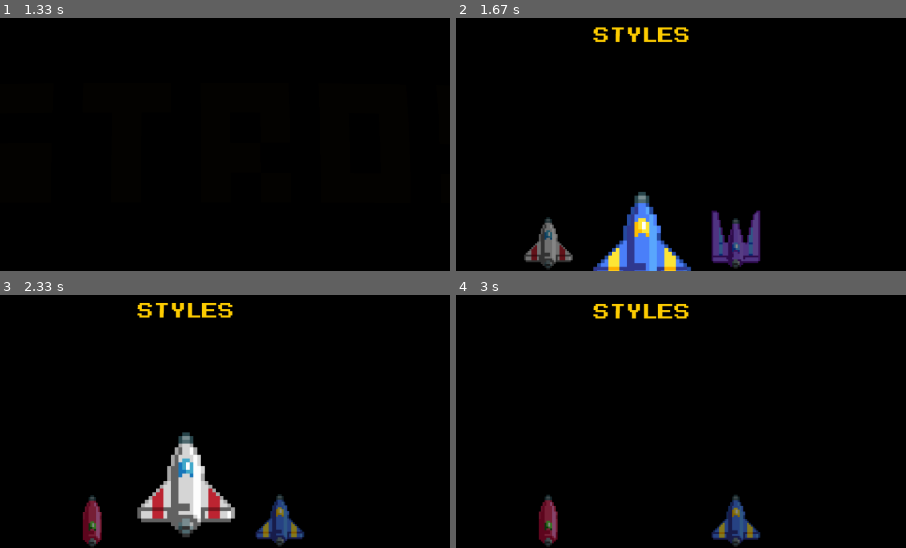
Above: before the commit, frames 1-4 (two rows, left to right).
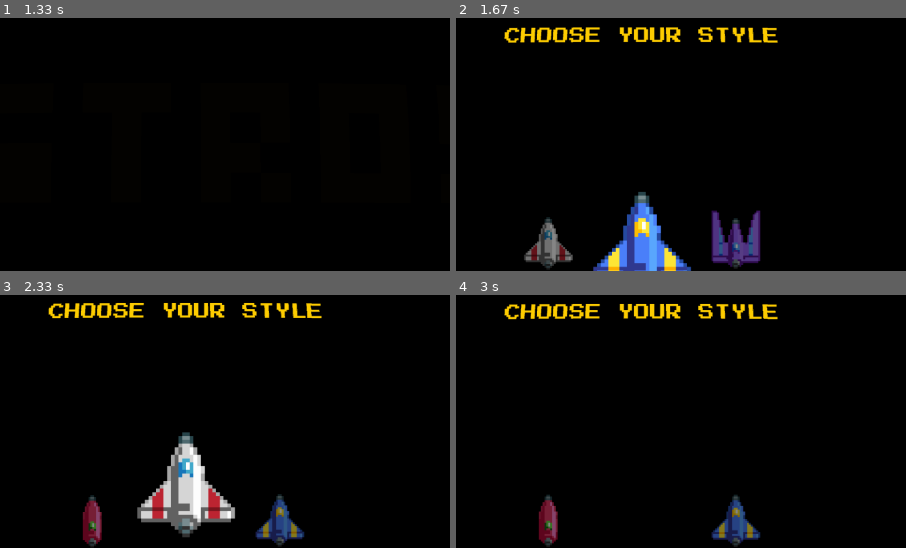
Above: after the commit, the same moments.

Repository: isGoodSoup/astros
Game: pygame game, started from main.py
The game is run twice, just before and just after one commit, with the same random seed, the same clock (stepped at 60 frames per second) and the same inputs.
Inputs (mouse positions are % of the whole screen's width and height, from its top left):
- Up to frame 1 (1.33 s): hold Right 0.33-0.8 s; move the mouse to (46, 55) at 0.37 s; hold Up 0.83-1.13 s; hold Right from 1.17 s (still down)
- Up to frame 2 (1.67 s): release Right at 1.63 s
- Up to frame 3 (2.33 s): hold Left 1.67-2.2 s; tap Enter at 2.23 s
- Up to frame 4 (3 s): no input
The pictures show only the part of the screen within x 29-79%, y 6-56%; the shares and areas given below are measured in that part.

Frame 1 is identical in both runs. In frame 2, 2.2% of the frame differs, in the area x 10-72%, y 3-10%; in frame 3, 2.1%; in frame 4, 2.1%.

Commit message:
add: implemented language support (localization)

Diff:
--- /dev/null
+++ b/lang/en.json
@@ -0,0 +1,23 @@
+{
+  "menu.start": "Press any key to start",
+  "mods.header": "CHOOSE YOUR STYLE",
+  "game.pause": "PAUSED",
+  "game.victory": "VICTORY",
+  "game.defeat": "GAME OVER",
+  "game.score": "SCORE",
+  "game.hud.wave": "Wave {wave}",
+  "game.hud.perks": "Perks: {perks}",
+  "game.hud.hitpoints": "Hitpoints: {hp}/{max_hp}",
+  "game.hud.shield": "Shield: {shield}/{max_shield}",
+  "game.hud.ammo": "Ammo: {ammo}/{max_ammo}",
+  "game.hud.level": "Level: {level}",
+  "game.hud.xp": "XP: {xp}/{xp_to_next_level}",
+  "game.hud.crit_chance": "Crit Chance: {crit_chance}%",
+  "game.hud.crit_multiplier": "Crit Multiplier: {crit_multiplier}",
+  "game.lost_mult": "NO MULT!",
+  "game.miss": "MISS!",
+  "game.tutorial.move": "Move your ship WASD or Arrow Keys",
+  "game.tutorial.shoot": "Press SPACE/A to shoot",
+  "game.tutorial.switch": "Switch G/X to switch gun mode",
+  "game.tutorial.survive": "Survive..."
+}
--- /dev/null
+++ b/lang/es.json
@@ -0,0 +1,23 @@
+{
+  "menu.start": "Presiona cualquier tecla para comenzar",
+  "mods.header": "Elige tu estilo",
+  "game.pause": "PAUSA",
+  "game.victory": "VICTORIA",
+  "game.defeat": "DERROTA",
+  "game.score": "PUNTUACIÓN",
+  "game.hud.wave": "Ola/Fase {wave}",
+  "game.hud.perks": "Puntos: {perks}",
+  "game.hud.hitpoints": "HP: {hp}/{max_hp}",
+  "game.hud.shield": "Escudo: {shield}/{max_shield}",
+  "game.hud.ammo": "Munición: {ammo}/{max_ammo}",
+  "game.hud.level": "Nivel: {level}",
+  "game.hud.xp": "XP: {xp}/{xp_to_next_level}",
+  "game.hud.crit_chance": "Golpe Crítico %: {crit_chance}%",
+  "game.hud.crit_multiplier": "Golpe Crítico Combo: {crit_multiplier}",
+  "game.lost_mult": "¡SIN MULTIPLICADOR!",
+  "game.miss": "¡EVASIÓN!",
+  "game.tutorial.move": "Mueve tu nave WASD o las flechas del teclado",
+  "game.tutorial.shoot": "Presiona ESPACIO/A para disparar",
+  "game.tutorial.switch": "Cambia G/X para cambiar el modo de disparo",
+  "game.tutorial.survive": "Sobrevive..."
+}
--- a/main.py
+++ b/main.py
@@ -5,6 +5,7 @@
 from scripts.celestial import *
 from scripts.crt import CRT
 from scripts.fonts import FontManager
+from scripts.lang import local
 from scripts.mods import Mods
 from scripts.settings import *
 from scripts.shared import fade
@@ -66,7 +67,8 @@
             if now - self.last_blink > ONE_SECOND//2:
                 self.last_blink = now
 
-            start = self.font.render("Press any key to start", True,COLOR_WHITE)
+            start = self.font.render(local.t('menu.start'), True,
+                                     COLOR_WHITE)
             title_y = TITLE_Y
             self.render_surface.fill(COLOR_BLACK)
             surface_width, surface_height = self.render_surface.get_size()
--- a/scripts/collision.py
+++ b/scripts/collision.py
@@ -5,6 +5,7 @@
 from scripts.explode import Explosion
 from scripts.floaty import FloatingNumber
 from scripts.impact import ImpactFrame
+from scripts.lang import local
 from scripts.particle import Particle
 from scripts.settings import *
 from scripts.utils import add_multiplier, formulize
@@ -43,15 +44,15 @@
             if asteroid_hit:
                 x, y = asteroid_hit.rect.center
                 game.floating_numbers.add(FloatingNumber(
-                    x, y, "MISS", game.font, color=COLOR_LIGHT_YELLOW))
+                    x, y, local.t('game.miss'), game.font, color=COLOR_LIGHT_YELLOW))
             elif alien_hit:
                 x, y = alien_hit.rect.center
                 game.floating_numbers.add(FloatingNumber(
-                    x, y, "MISS", game.font, color=COLOR_LIGHT_YELLOW))
+                    x, y, local.t('game.miss'), game.font, color=COLOR_LIGHT_YELLOW))
             elif alien_proj:
                 x, y = alien_proj.rect.center
                 game.floating_numbers.add(FloatingNumber(
-                    x, y, "MISS", game.font, color=COLOR_LIGHT_YELLOW))
+                    x, y, local.t('game.miss'), game.font, color=COLOR_LIGHT_YELLOW))
             return
 
         if alien_proj:
@@ -73,7 +74,7 @@
             game.ship.hit = True
             if previous_combo > 1.0:
                 x, y = game.ship.rect.centerx, game.ship.rect.top
-                game.floating_numbers.add(FloatingNumber(x, y, "NO MULT!",
+                game.floating_numbers.add(FloatingNumber(x, y, local.t('game.lost_mult'),
                         game.font, color=COLOR_RED))  # type: ignore
 
             game.explosions.add(Explosion(*game.ship.rect.center,
--- a/scripts/game_over.py
+++ b/scripts/game_over.py
@@ -1,5 +1,6 @@
 import pygame
 
+from scripts.lang import local
 from scripts.settings import ONE_SECOND, COLOR_WHITE, COLOR_RED
 from scripts.ship import Ship
 from scripts.utils import center
@@ -9,7 +10,7 @@
     if now - game.last_blink > ONE_SECOND//2:
         game.last_blink = now
 
-    game_over = font.render("GAME OVER", True, COLOR_RED)
+    game_over = font.render(local.t('game.defeat'), True, COLOR_RED)
 
     if game.state.play_sound and getattr(game, "game_over_fx", True):
         game.sounds[-1].play()
--- a/scripts/hud.py
+++ b/scripts/hud.py
@@ -1,5 +1,6 @@
 import pygame
 
+from scripts.lang import local
 from scripts.render import render_skills_tab, render_stats_tab
 from scripts.settings import (COLOR_WHITE, COLOR_LIGHT_ORANGE, SKILL_TAB_Y, \
                               INTERFACE_HITPOINTS, INTERFACE_SHIELD,
@@ -119,7 +120,7 @@
         score_x, y = padded_pos(hud_ratio['left'], hud_ratio['top'], 'left',
                                 'top', hud_padding)
 
-        score_title_surf = font.render("SCORE", True, COLOR_WHITE)
+        score_title_surf = font.render(local.t('game.score'), True, COLOR_WHITE)
         screen.blit(score_title_surf, [score_x, y])
 
         y += line_spacing
@@ -181,7 +182,7 @@
         ammo_y = guns_bottom_y + 5
         screen.blit(ammo_surface, [ammo_x, ammo_y])
 
-        wave_text = f"Wave {game.state.phase_index + 1}"
+        wave_text = local.t('game.hud.wave', wave=game.state.phase_index + 1)
         wave_surface = font.render(wave_text, True, COLOR_WHITE)
         wave_x = score_x
         y += line_spacing
--- /dev/null
+++ b/scripts/lang.py
@@ -0,0 +1,29 @@
+import json
+import os
+
+class Localization:
+    def __init__(self, lang="en"):
+        self.lang = lang
+        self.translations = {}
+        self.load(lang)
+
+    def load(self, lang):
+        path = os.path.join("lang", f"{lang}.json")
+
+        with open(path, "r", encoding="utf-8") as f:
+            self.translations = json.load(f)
+
+        self.lang = lang
+
+    def set_language(self, lang):
+        self.load(lang)
+
+    def t(self, key, **kwargs):
+        text = self.translations.get(key, key)
+        if kwargs:
+            return text.format(**kwargs)
+        else:
+            return text
+
+langs = ['en', 'es']
+local = Localization(langs[0])
--- a/scripts/mods.py
+++ b/scripts/mods.py
@@ -5,6 +5,7 @@
 import scripts.assets as assets
 from scripts.fonts import FontManager
 from scripts.game import Game
+from scripts.lang import local
 from scripts.shared import fade, joysticks
 
 
@@ -143,7 +144,7 @@
 
         header_float = 4 * math.sin(time * 0.002)
 
-        header = "STYLES"
+        header = local.t('mods.header')
         header_surf = self.font.render(header, True, (255, 206, 0))
         header_rect = header_surf.get_rect(
             center=(center_x, 100 + int(header_float)))
--- a/scripts/render.py
+++ b/scripts/render.py
@@ -1,5 +1,6 @@
 import pygame
 
+from scripts.lang import local
 from scripts.settings import (TOGGLE_TUTORIAL, COLOR_BLUE, COLOR_RED, \
                               COLOR_GREEN, COLOR_WHITE, STAT_Y_OFFSET,
                               SKILL_TAB_OFFSETS, ASTEROID_PHASES)
@@ -92,14 +93,15 @@
 
     if game.state.pause and (not game.hud.skill_tab.active or not
             game.hud.stats_tab.active):
-        pause_text = "PAUSED"
+        pause_text = local.t('game.pause')
         pause = game.font.render(pause_text, True, COLOR_WHITE)
         if not game.hud.skill_tab.active:
             screen.blit(pause, [game.screen_size[0]//2 - pause.get_width()//2,
                         game.screen_size[1]//2 - pause.get_height()//2])
 
 def render_skills_tab(game, screen, rect, game_font):
-    title_text, perks = "Victory!", f"Perks: {game.ship.perk_points}"
+    title_text, perks = local.t('game.victory'), local.t("game.hud.perks",
+                                                         perks=game.ship.perk_points)
     title = game_font.render(title_text, True, COLOR_WHITE)
     perk_points = game_font.render(perks, True, COLOR_WHITE)
     padding, offset = SKILL_TAB_OFFSETS
@@ -156,13 +158,19 @@
         available_ammo += game.ship.guns_ammo[ammo]
 
     stats = [
-        f"Hitpoints: {int(game.ship.hitpoints)}/{int(game.ship.max_hitpoints)}",
-        f"Shield: {int(game.ship.shield)}/{int(game.ship.max_shield)}",
-        f"Ammo: {int(available_ammo)}/{int(game.ship.arsenal)}",
-        f"Level: {int(game.ship.level)}",
-        f"XP: {int(game.ship.xp)}/{int(game.ship.xp_to_next_level)}",
-        f"Crit Chance: {int(game.ship.crit_chance * 100)}%",
-        f"Crit Multiplier: {int(game.ship.crit_multiplier)}",
+        local.t("game.hud.hitpoints", hp=int(game.ship.hitpoints),
+                max_hp=int(game.ship.max_hitpoints)),
+        local.t("game.hud.shield", shield=int(game.ship.shield),
+                max_shield=int(game.ship.max_shield)),
+        local.t("game.hud.ammo", ammo=int(available_ammo),
+                max_ammo=int(game.ship.arsenal)),
+        local.t("game.hud.level", level=int(game.ship.level)),
+        local.t("game.hud.xp", xp=int(game.ship.xp),
+                xp_to_next_level=int(game.ship.xp_to_next_level)),
+        local.t("game.hud.crit_chance",
+                crit_chance=int(game.ship.crit_chance * 100)),
+        local.t("game.hud.crit_multiplier",
+                crit_multiplier=int(game.ship.crit_multiplier)),
     ]
 
     y_offset = STAT_Y_OFFSET
--- a/scripts/tutorial.py
+++ b/scripts/tutorial.py
@@ -1,5 +1,6 @@
 import pygame
 
+from scripts.lang import local
 from scripts.settings import COLOR_WHITE
 
 
@@ -34,21 +35,21 @@
 
     def render(self, screen, font):
         if self.step == 0:
-            text = font.render("Move your ship WASD or Arrow Keys", True, COLOR_WHITE)
+            text = font.render(local.t('game.tutorial.move'), True, COLOR_WHITE)
             screen.blit(text, (pygame.display.Info().current_w // 2 - text.get_width() // 2,
                                pygame.display.Info().current_h - 100))
 
         elif self.step == 1:
-            text = font.render("Press SPACE/A to shoot", True,COLOR_WHITE)
+            text = font.render(local.t('game.tutorial.shoot'), True,COLOR_WHITE)
             screen.blit(text, (pygame.display.Info().current_w // 2 - text.get_width() // 2,
                                pygame.display.Info().current_h - 100))
 
         elif self.step == 2:
-            text = font.render("Press G/X to switch gun mode", True, COLOR_WHITE)
+            text = font.render(local.t('game.tutorial.switch'), True, COLOR_WHITE)
             screen.blit(text, (pygame.display.Info().current_w // 2 - text.get_width() // 2,
                                pygame.display.Info().current_h - 100))
 
         elif self.step == 3:
-            text = font.render("Survive...", True,COLOR_WHITE)
+            text = font.render(local.t('game.tutorial.survive'), True, COLOR_WHITE)
             screen.blit(text, (pygame.display.Info().current_w // 2 - text.get_width() // 2,
                                pygame.display.Info().current_h - 100))
